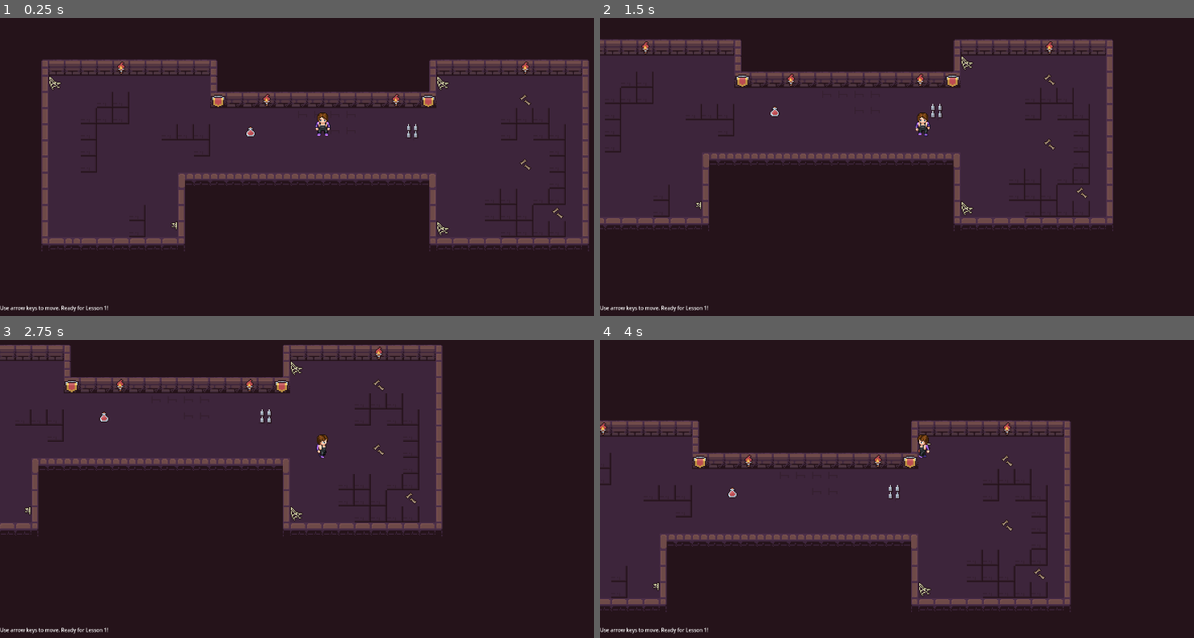
Above: before the commit, frames 1-4 (two rows, left to right).
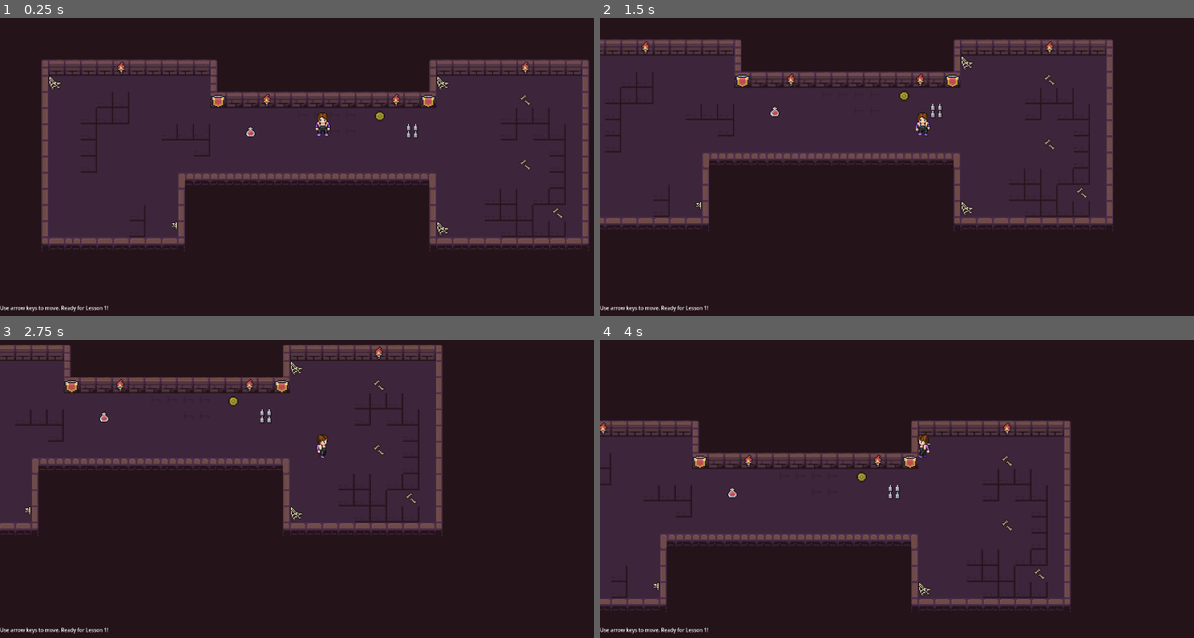
Above: after the commit, the same moments.

Repository: vanradoe/CS-3-4-Godot-Curriculum
Game: Godot game, scene res://scenes/main.tscn
The game is run twice, just before and just after one commit, with the same random seed, the same clock (stepped at 60 frames per second) and the same inputs.
Inputs:
- Up to frame 1 (0.25 s): no input
- Up to frame 2 (1.5 s): tap Enter (ui_accept) at 0.5, 0.77 s; hold Right (ui_right) 0.53-1.28 s; hold Down (ui_down) from 1.28 s (still down)
- Up to frame 3 (2.75 s): tap Enter (ui_accept) at 1.52, 2 s; release Down (ui_down) at 2.03 s; hold Right (ui_right) from 2.03 s (still down)
- Up to frame 4 (4 s): release Right (ui_right) at 2.78 s; hold Up (ui_up) 2.78-3.53 s; tap Enter (ui_accept) at 3.02, 3.77 s; hold Left (ui_left) from 3.53 s (still down)

The runs differ from the first frame. In frame 1, less than 0.1% of the frame differs, in the area x 63-65%, y 31-35%; in frame 2, less than 0.1%, in the area x 50-53%, y 24-28%; in frame 3, less than 0.1%; in frame 4, less than 0.1%.
Error in both runs: Invalid call. Nonexistent function 'gain_experience' in base 'CharacterBody2D (Player)'. (res://scripts/game_world.gd:51)

Commit message:
Added: coin

Diff:
--- /dev/null
+++ b/scenes/coin.tscn
@@ -0,0 +1,128 @@
+[gd_scene load_steps=12 format=3 uid="uid://hlj4dyfo1u8l"]
+
+[ext_resource type="Script" uid="uid://drekyw6cnh8pm" path="res://scripts/coin.gd" id="1_d14el"]
+[ext_resource type="Texture2D" uid="uid://b7ttrt0q7xwdp" path="res://assets/2D Pixel Dungeon Asset Pack/items and trap_animation/coin/coin_1.png" id="2_1ikuy"]
+[ext_resource type="Shader" uid="uid://c34xenyqo8kuu" path="res://scripts/coin.gdshader" id="2_wnlwo"]
+[ext_resource type="Texture2D" uid="uid://cxlbpx6q6rcs7" path="res://assets/2D Pixel Dungeon Asset Pack/items and trap_animation/coin/coin_2.png" id="3_wnlwo"]
+[ext_resource type="Texture2D" uid="uid://doih0wyrka2p1" path="res://assets/2D Pixel Dungeon Asset Pack/items and trap_animation/coin/coin_3.png" id="4_jig8b"]
+
+[sub_resource type="ShaderMaterial" id="ShaderMaterial_jig8b"]
+shader = ExtResource("2_wnlwo")
+shader_parameter/color = Color(0.7819218, 0.7083258, 0.2478461, 1)
+
+[sub_resource type="SpriteFrames" id="SpriteFrames_xmuha"]
+animations = [{
+"frames": [{
+"duration": 1.0,
+"texture": ExtResource("2_1ikuy")
+}, {
+"duration": 1.0,
+"texture": ExtResource("3_wnlwo")
+}, {
+"duration": 1.0,
+"texture": ExtResource("4_jig8b")
+}, {
+"duration": 1.0,
+"texture": null
+}],
+"loop": false,
+"name": &"new_animation",
+"speed": 5.0
+}]
+
+[sub_resource type="CircleShape2D" id="CircleShape2D_kfxoj"]
+radius = 6.0
+
+[sub_resource type="Animation" id="Animation_gan2x"]
+length = 0.001
+tracks/0/type = "value"
+tracks/0/imported = false
+tracks/0/enabled = true
+tracks/0/path = NodePath(".:rotation")
+tracks/0/interp = 1
+tracks/0/loop_wrap = true
+tracks/0/keys = {
+"times": PackedFloat32Array(0),
+"transitions": PackedFloat32Array(1),
+"update": 0,
+"values": [0.0]
+}
+tracks/1/type = "value"
+tracks/1/imported = false
+tracks/1/enabled = true
+tracks/1/path = NodePath(".:scale")
+tracks/1/interp = 1
+tracks/1/loop_wrap = true
+tracks/1/keys = {
+"times": PackedFloat32Array(0),
+"transitions": PackedFloat32Array(1),
+"update": 0,
+"values": [Vector2(1, 1)]
+}
+
+[sub_resource type="Animation" id="Animation_np0hw"]
+resource_name = "use"
+loop_mode = 2
+tracks/0/type = "value"
+tracks/0/imported = false
+tracks/0/enabled = true
+tracks/0/path = NodePath(".:rotation")
+tracks/0/interp = 1
+tracks/0/loop_wrap = true
+tracks/0/keys = {
+"times": PackedFloat32Array(0, 1),
+"transitions": PackedFloat32Array(2.2973945, 3.03143),
+"update": 0,
+"values": [0.0, 6.283185307179586]
+}
+tracks/1/type = "value"
+tracks/1/imported = false
+tracks/1/enabled = true
+tracks/1/path = NodePath(".:scale")
+tracks/1/interp = 1
+tracks/1/loop_wrap = true
+tracks/1/keys = {
+"times": PackedFloat32Array(0.4, 1),
+"transitions": PackedFloat32Array(1, 1),
+"update": 0,
+"values": [Vector2(1, 1), Vector2(0, 0)]
+}
+tracks/2/type = "method"
+tracks/2/imported = false
+tracks/2/enabled = true
+tracks/2/path = NodePath(".")
+tracks/2/interp = 1
+tracks/2/loop_wrap = true
+tracks/2/keys = {
+"times": PackedFloat32Array(1),
+"transitions": PackedFloat32Array(1),
+"values": [{
+"args": [],
+"method": &"queue_free"
+}]
+}
+
+[sub_resource type="AnimationLibrary" id="AnimationLibrary_1nwoc"]
+_data = {
+&"RESET": SubResource("Animation_gan2x"),
+&"disappear": SubResource("Animation_np0hw")
+}
+
+[node name="Coin" type="Area2D"]
+script = ExtResource("1_d14el")
+color = Color(0.7819218, 0.7083258, 0.2478461, 1)
+
+[node name="AnimatedSprite2D" type="AnimatedSprite2D" parent="."]
+material = SubResource("ShaderMaterial_jig8b")
+sprite_frames = SubResource("SpriteFrames_xmuha")
+animation = &"new_animation"
+
+[node name="CollisionShape2D" type="CollisionShape2D" parent="."]
+visible = false
+shape = SubResource("CircleShape2D_kfxoj")
+
+[node name="AnimationPlayer" type="AnimationPlayer" parent="."]
+libraries = {
+&"": SubResource("AnimationLibrary_1nwoc")
+}
+speed_scale = 1.5
--- a/scenes/main.tscn
+++ b/scenes/main.tscn
@@ -1,10 +1,11 @@
-[gd_scene load_steps=6 format=4 uid="uid://cpcjxr26k8tgw"]
+[gd_scene load_steps=7 format=4 uid="uid://cpcjxr26k8tgw"]
 
 [ext_resource type="PackedScene" uid="uid://cqvpxnx2pwqhk" path="res://scenes/player.tscn" id="1_2j8vx"]
 [ext_resource type="Script" uid="uid://bnk74kv0ariww" path="res://scripts/game_world.gd" id="2_3k9wy"]
 [ext_resource type="TileSet" uid="uid://wio17aw1fnr2" path="res://tilesets/dungeon.tres" id="3_fpihc"]
 [ext_resource type="PackedScene" uid="uid://clkh0aurm6cru" path="res://scenes/spike.tscn" id="4_j0bf8"]
 [ext_resource type="PackedScene" uid="uid://dv14m5ji5w7k0" path="res://scenes/health_potion.tscn" id="4_tbgi4"]
+[ext_resource type="PackedScene" uid="uid://hlj4dyfo1u8l" path="res://scenes/coin.tscn" id="4_tefeu"]
 
 [node name="Main" type="Node2D"]
 script = ExtResource("2_3k9wy")
@@ -26,6 +27,9 @@
 
 [node name="Spike" parent="Tilemap/StuffOnTop" instance=ExtResource("4_j0bf8")]
 position = Vector2(88, 8)
+
+[node name="Coin" parent="Tilemap/StuffOnTop" instance=ExtResource("4_tefeu")]
+position = Vector2(56, -8)
 
 [node name="HealthPotion" parent="Tilemap/StuffOnTop" instance=ExtResource("4_tbgi4")]
 position = Vector2(-72, 8)
--- /dev/null
+++ b/scripts/coin.gd
@@ -0,0 +1,12 @@
+# This next line allows the color of the coin to update without running the game
+@tool
+
+extends Area2D
+
+
+@export var color: Color
+
+
+func _process(delta: float) -> void:
+	# Set the color of the coin
+	$AnimatedSprite2D.material.set_shader_parameter("color", color)
--- /dev/null
+++ b/scripts/coin.gdshader
@@ -0,0 +1,9 @@
+shader_type canvas_item;
+
+uniform vec4 color: source_color;
+
+void fragment() {
+    vec4 base_color = texture(TEXTURE, UV);
+	float gray = dot(base_color.rgb, vec3(0.299, 0.587, 0.114));
+	COLOR = vec4(gray * color.rgb, base_color.a);
+}
Not shown, added: scripts/coin.gd.uid
Not shown, added: scripts/coin.gdshader.uid
